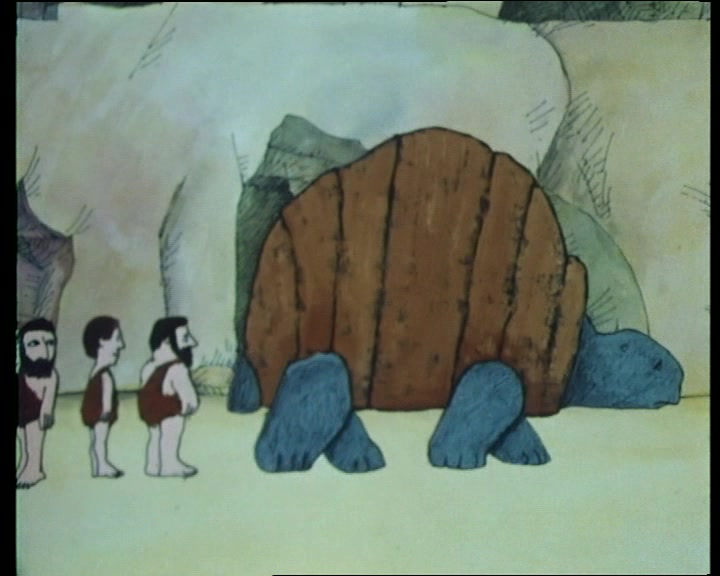
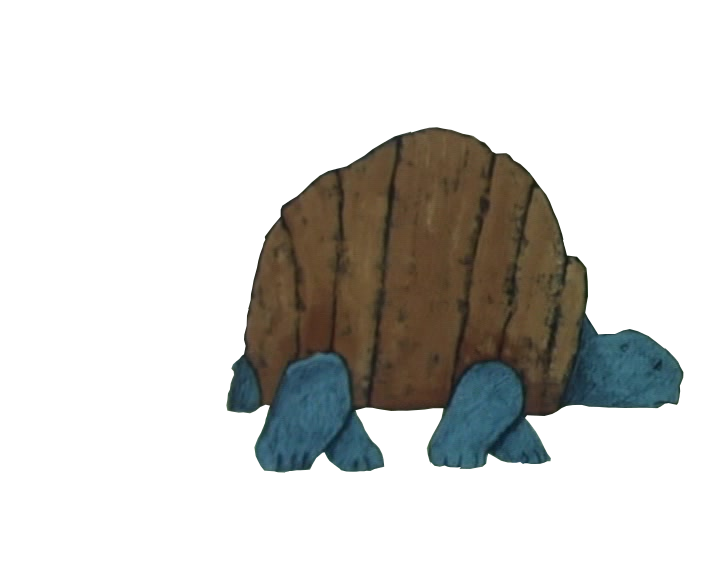
Comparing the layer stacks of the two 720px x 576px images. Changes:
added layer "Pasted Layer" above "dinosaur.jpg" over [226, 127, 684, 473]
hid "dinosaur.jpg" over [0, 0, 720, 576]
